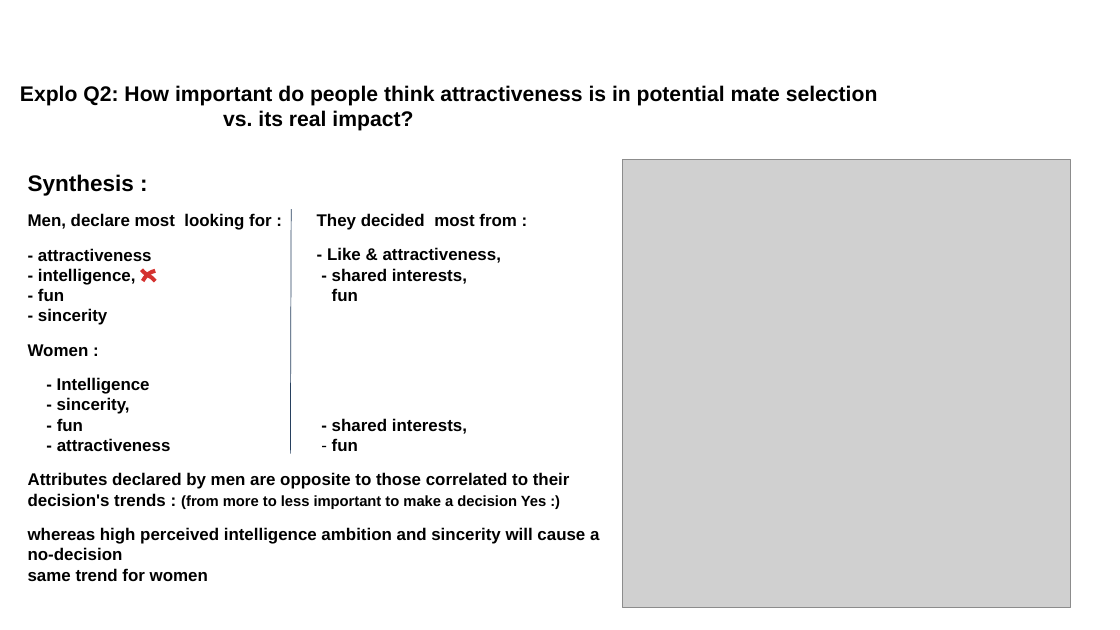
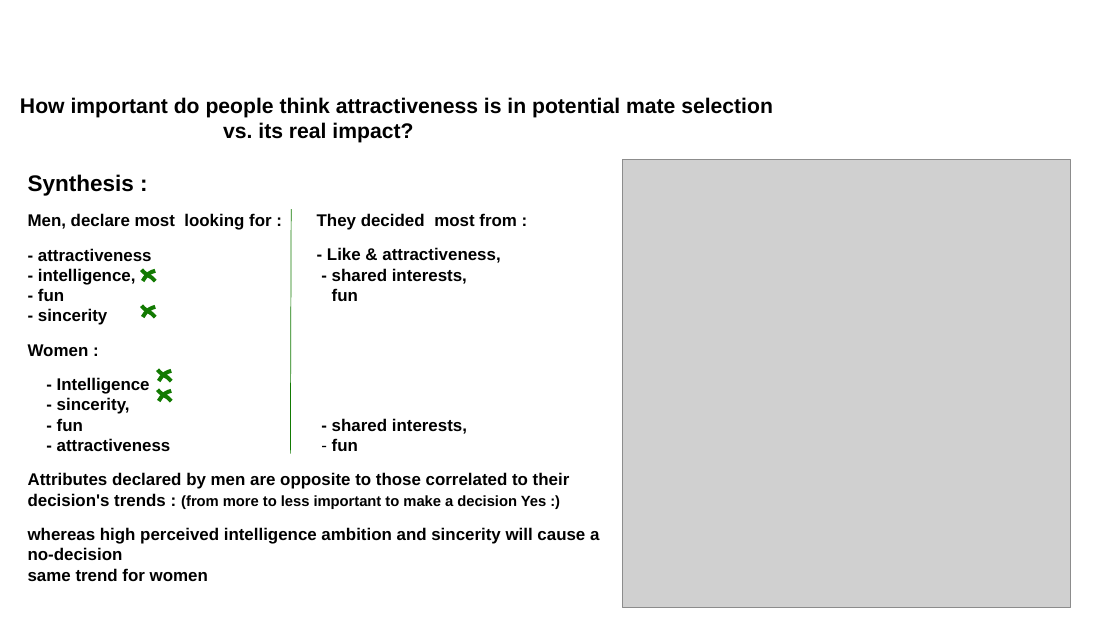
Before and after one commit to cyrilbraguy/Bl2_Tinder, a slide deck: slide 12 of doc/Braguy_CDSD_bl2_tinder.odp. Drawn at 1120x630 pixels with LibreOffice and Linux fonts; fonts in the diff are those of the drawing; grey boxes stand for pictures; background and template pictures are left out. Boxes give left, top, right and bottom in pixels: in the first picture for what was removed or moved away, otherwise in the second. Text is boxed around its words. In the diff, an @@ line names an element or a change of style, - is before the commit and + after.

```diff
--- a/doc/Braguy_CDSD_bl2_tinder.odp
+++ b/doc/Braguy_CDSD_bl2_tinder.odp
@@ text at box(20, 97, 773, 143): text changed @@
-Explo Q2: How important do people think attractiveness is in potential mate selection
-vs. its real impact?
+How important do people think attractiveness is in potential mate selection
+vs. its real impact?
@@ line (292, 209) - (291, 453): stroke #27405E 0.51 pt to #127A02 0.51 pt @@
@@ freeform shape added at box(141, 306, 154, 317), outline #127A02 2.83 pt @@
@@ freeform shape added at box(142, 307, 154, 317), outline #127A02 2.83 pt @@
@@ outline #D43230 2.83 pt to #127A02 2.83 pt in 4 elements at box(142, 271, 154, 282), box(141, 269, 154, 281), box(157, 382, 172, 398), box(158, 381, 171, 394) @@
@@ freeform shape added at box(158, 370, 171, 381), outline #127A02 2.83 pt @@
@@ freeform shape added at box(159, 371, 171, 381), outline #127A02 2.83 pt @@
@@ freeform shape added at box(158, 390, 171, 401), outline #127A02 2.83 pt @@
@@ freeform shape added at box(159, 391, 171, 401), outline #127A02 2.83 pt @@
```
Also in this commit, not shown: 5 other slides changed, 3 other files.
